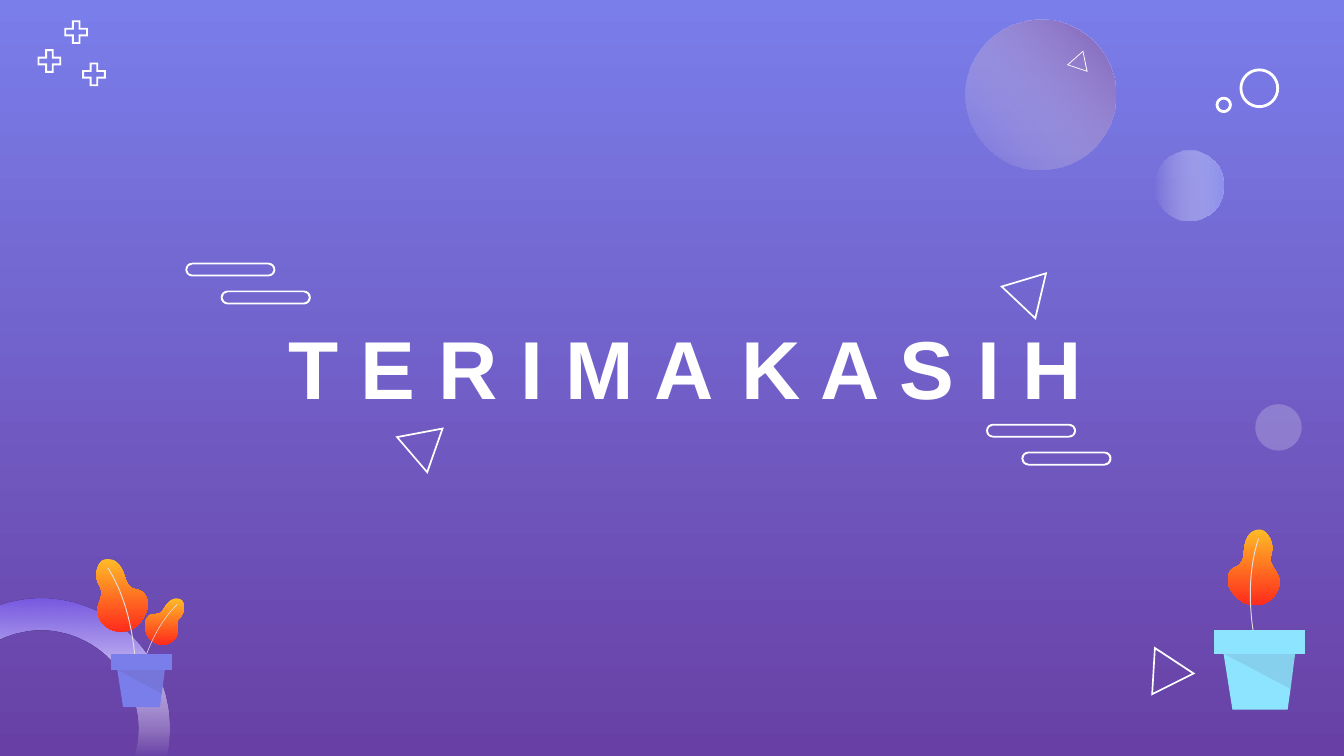
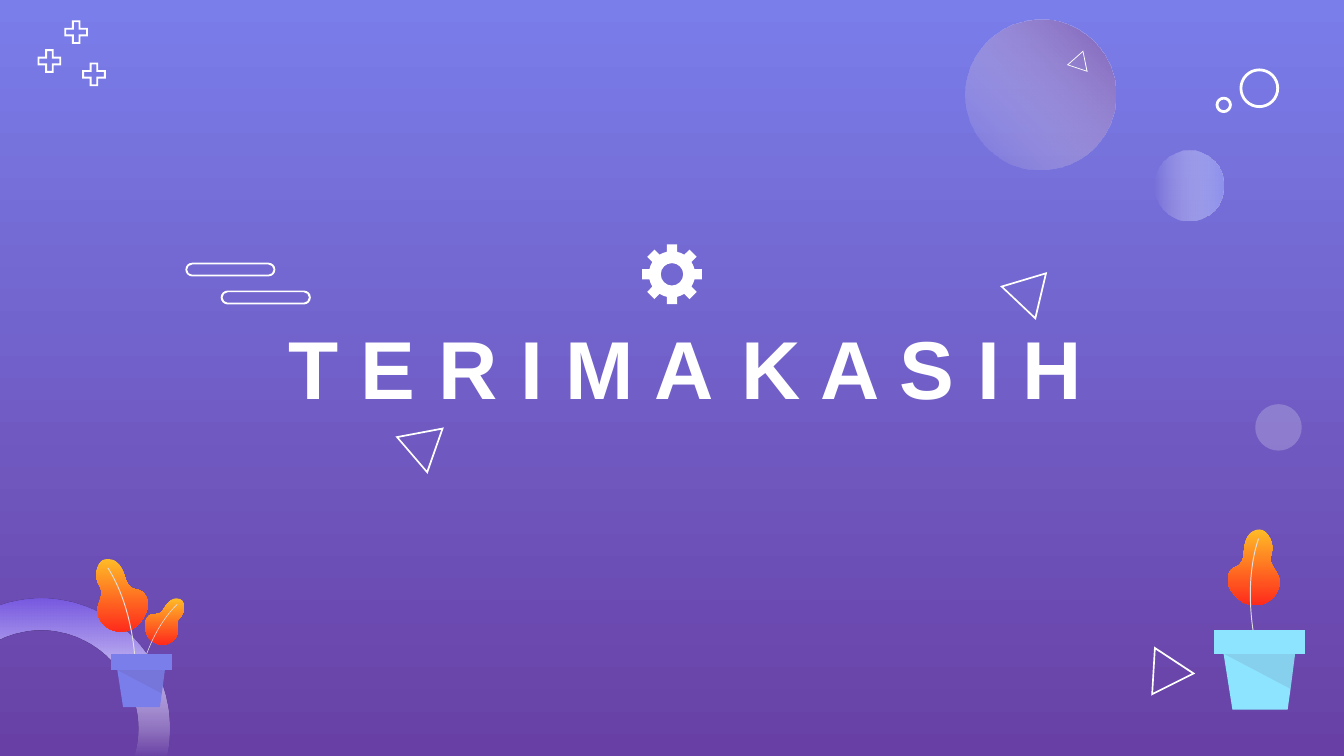
Before and after one commit to riskinurhadi/NEWSITE, a slide deck: slide 8 of assets/Karya/Materi/Search Data Karyawan.pptx (slide 7 before the commit). Drawn at 1344x756 pixels with LibreOffice and Linux fonts; fonts in the diff are those of the drawing. Boxes give left, top, right and bottom in pixels: in the first picture for what was removed or moved away, otherwise in the second. Text is boxed around its words. In the diff, an @@ line names an element or a change of style, - is before the commit and + after.

```diff
--- a/assets/Karya/Materi/Search Data Karyawan.pptx
+++ b/assets/Karya/Materi/Search Data Karyawan.pptx
@@ freeform shape added at (642,245,703,305), fill #FFFFFF @@
@@ freeform shape removed at (986,423,1077,437) @@
@@ freeform shape removed at (1021,452,1111,465) @@
```
Also in this commit, not shown: 1 other slide changed, 1 slide added.
